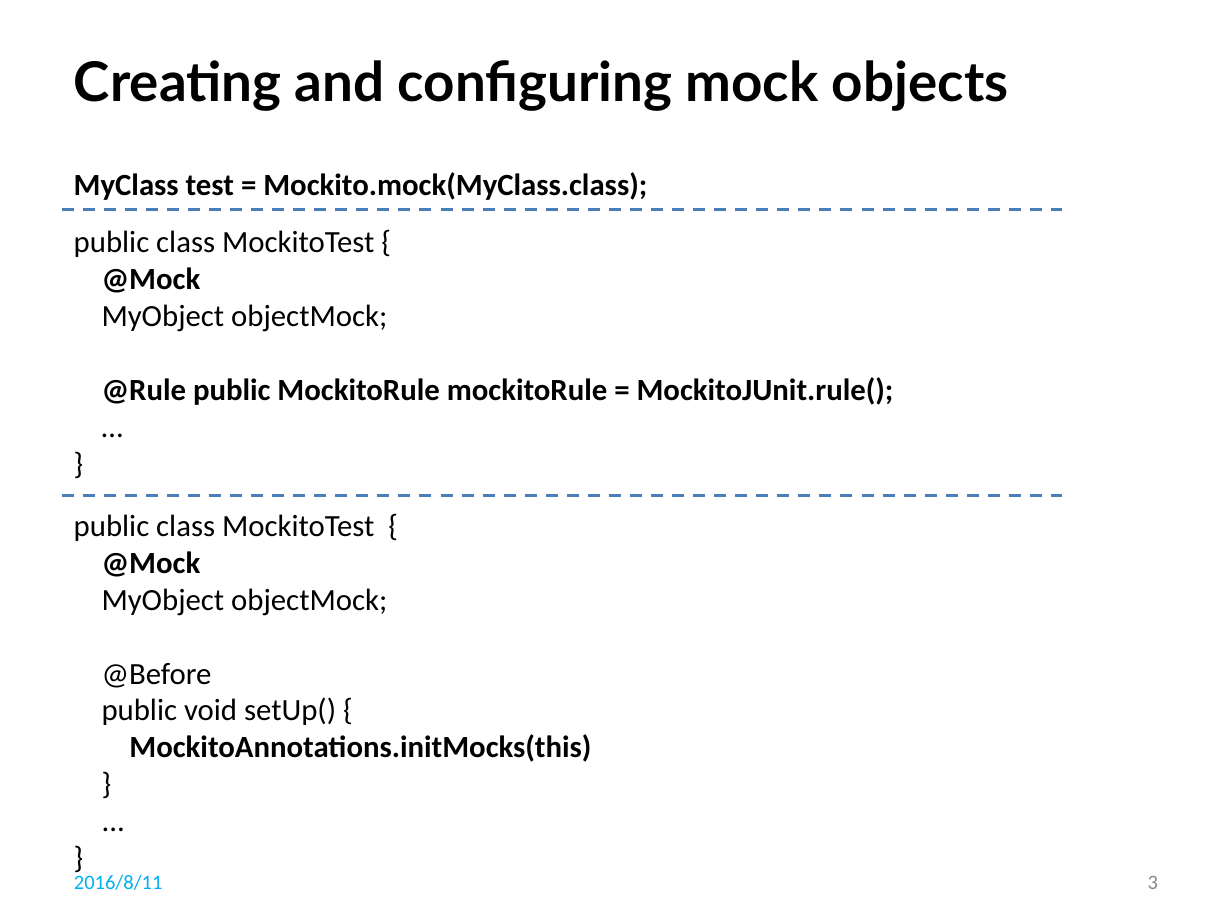
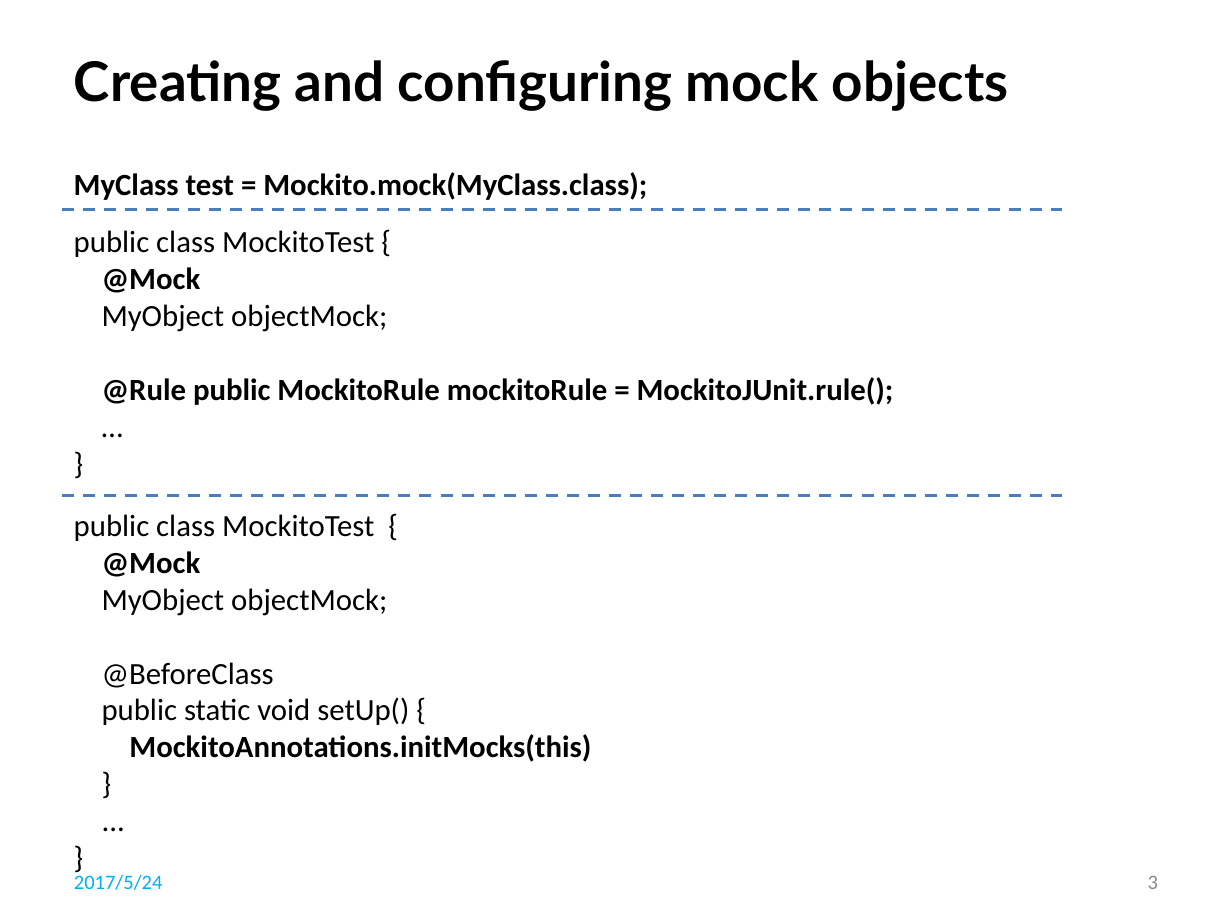
Before and after one commit to li-shengli/selfstudy, a slide deck: slide 3 of PPT/Unit tests with Mockito.pptx. Drawn at 1232x924 pixels with LibreOffice and Linux fonts; fonts in the diff are those of the drawing; background and template pictures are left out. Boxes give left, top, right and bottom in pixels: in the first picture for what was removed or moved away, otherwise in the second. Text is boxed around its words. In the diff, an @@ line names an element or a change of style, - is before the commit and + after.

```diff
--- a/PPT/Unit tests with Mockito.pptx
+++ b/PPT/Unit tests with Mockito.pptx
@@ text at (x1=102, y1=662, x2=409, y2=725): text changed @@
-@Before
-public void setUp() {
+@BeforeClass
+public static void setUp() {
@@ text at (x1=74, y1=874, x2=163, y2=890): text changed @@
-2016/8/11
+2017/5/24
```
Also in this commit, not shown: 17 other slides changed, 2 slides added, 1 slide removed, 10 other files.
